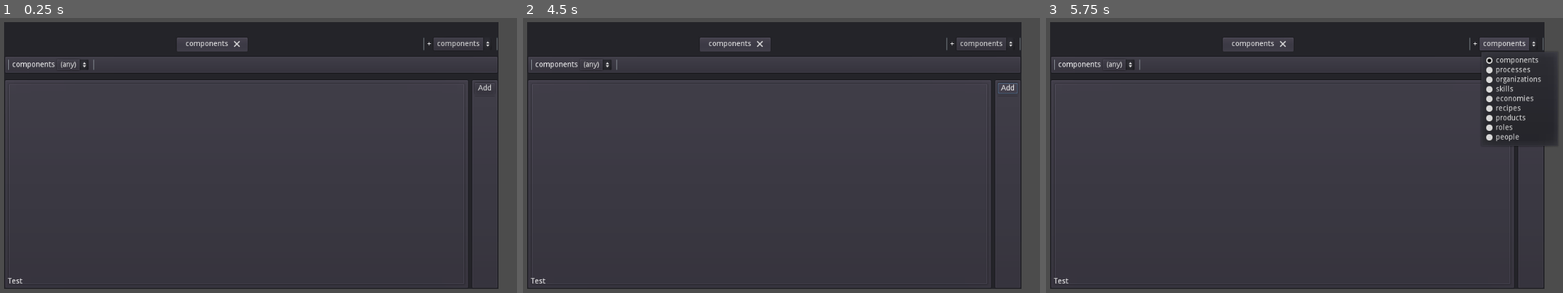
Above: before the commit, frames 1-3 (left to right).
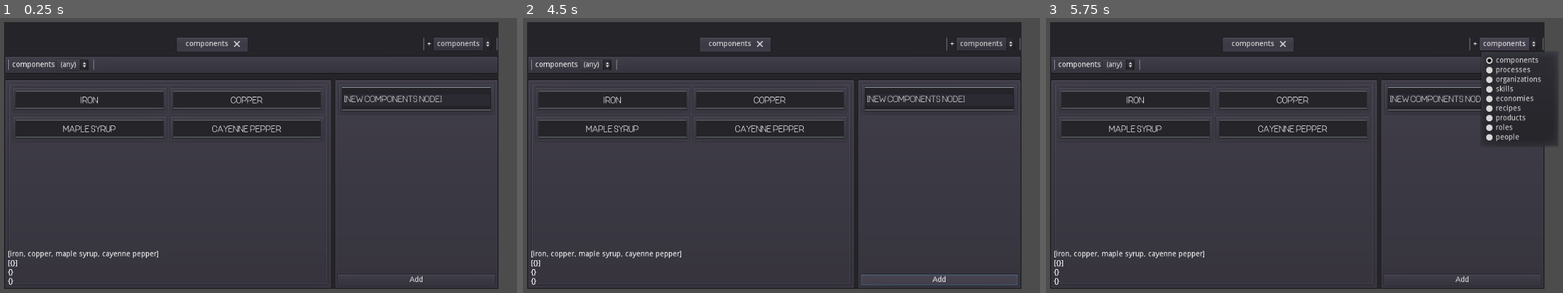
Above: after the commit, the same moments.

Repository: cullumi/pcg-experiment
Game: Godot game, scene res://Main.tscn
Same seed, same stepped clock (60 frames per second), same inputs: the game is played once before the commit and once after it.
Inputs:
- Up to frame 1 (0.25 s): no input
- Up to frame 2 (4.5 s): click "Add" at 0.5 s; click "components" at 1.25 s; click "(any)" at 2 s; click "components" at 2.75 s; click "(any)" at 3.5 s; click "Add" at 4.25 s
- Up to frame 3 (5.75 s): click "components" at 5 s

The runs differ from the first frame. In frame 1, 9.7% of the frame differs, in the area x 1-96%, y 22-99%; in frame 2, 10%; in frame 3, 9.2%.
Error before the commit: Attempt to call function 'replace_nodes' in base 'null instance' on a null instance. (res://Database/Menu/DatabaseMenu.gd:29)

Commit message:
Interaction Panel
+ connect_ping() method to DBNode
+ Implemented Interaction Panel Display (Saving/Adding Nodes is not implemented)

Diff:
--- a/Experiment/Database/DBNode.gd
+++ b/Experiment/Database/DBNode.gd
@@ -5,8 +5,14 @@
 var contents:Dictionary={}
 var results:Array
 
+func to_string():
+	return "("+name+") "+String(contents)
+
 func get_ping(key:String, reqs:Dictionary={}):
 	return ping("ping_"+key, reqs, [])
+
+func connect_ping(key:String, target:DBNode):
+	connect("ping_"+key, target, "pinged");
 
 func has_key(key:String):
 	return has_signal("ping_"+key)
--- a/Experiment/Database/Database.gd
+++ b/Experiment/Database/Database.gd
@@ -23,6 +23,12 @@
 	generator.generate()
 	print("Generating Pings")
 	generate_pings()
+
+func get_new(key):
+	var struct:Dictionary = generator.structure
+	var newNode = struct[key][generator.TYPE].new()
+	newNode.name = "[new " + key + " node]"
+	return newNode
 
 func get_dependencies(key):
 	print("Getting Dependencies")
--- a/Experiment/Database/Menu/DatabaseMenu.gd
+++ b/Experiment/Database/Menu/DatabaseMenu.gd
@@ -2,7 +2,8 @@
 
 onready var navTabs:NavTabs = $VBoxContainer/NavTabs
 onready var options:OptionsPanel = $VBoxContainer/OptionPanel
-onready var display:DisplayPanel = $VBoxContainer/DisplayPanel
+onready var display:DisplayPanel = $VBoxContainer/HBoxContainer/DisplayPanel
+onready var interaction:InteractionPanel = $VBoxContainer/HBoxContainer/InteractionPanel
 
 var node_type
 var filter
@@ -10,6 +11,8 @@
 var dependencies
 var reqs
 var nodes
+var selected_node
+var editing:bool = false
 
 #var filter_changed:bool = false
 var node_type_changed:bool = false
@@ -22,6 +25,10 @@
 		dependencies = Database.get_dependencies(node_type)
 		filter_options = generate_filter_options(dependencies.keys())
 		options.set_filter_options(filter_options)
+		selected_node = Database.get_new(node_type)
+		editing = false
+		interaction.set_node(selected_node)
+		interaction.set_edit(false)
 		node_type_changed = false
 	options.set_filter(filter)
 	reqs = Database.generate_ping_reqs(filter, dependencies)
@@ -58,3 +65,21 @@
 	filter = new_filter
 	navTabs.save_filter(new_filter)
 	update_menu()
+
+func _on_DisplayPanel_node_selected(node_idx):
+	var node:DBNode = nodes[node_idx]
+	if not editing:
+		selected_node.queue_free()
+	selected_node = node
+	editing = true
+	print("Old Node:", node.to_string())
+	interaction.set_node(node)
+	interaction.set_edit(true)
+
+func _on_DisplayPanel_nodes_deselected():
+	var node:DBNode = Database.get_new(node_type)
+	selected_node = node
+	editing = false
+	print("New Node:", node.to_string())
+	interaction.set_node(node)
+	interaction.set_edit(false)
--- a/Experiment/Database/Menu/DatabaseMenu.tscn
+++ b/Experiment/Database/Menu/DatabaseMenu.tscn
@@ -1,9 +1,10 @@
-[gd_scene load_steps=5 format=2]
+[gd_scene load_steps=6 format=2]
 
 [ext_resource path="res://Utilities/UI/Displays/DisplayPanel.tscn" type="PackedScene" id=1]
 [ext_resource path="res://Utilities/UI/Options/OptionsPanel.tscn" type="PackedScene" id=2]
 [ext_resource path="res://Database/Menu/DatabaseMenu.gd" type="Script" id=3]
 [ext_resource path="res://Utilities/UI/Options/NavTabs.tscn" type="PackedScene" id=4]
+[ext_resource path="res://Utilities/UI/Interactors/InteractionPanel.tscn" type="PackedScene" id=5]
 
 [node name="DatabaseMenu" type="MarginContainer"]
 anchor_right = 1.0
@@ -58,30 +59,15 @@
 
 [node name="DisplayPanel" parent="VBoxContainer/HBoxContainer" instance=ExtResource( 1 )]
 margin_top = 0.0
-margin_right = 869.0
+margin_right = 613.0
 margin_bottom = 412.0
 
-[node name="InteractionPanel" type="PanelContainer" parent="VBoxContainer/HBoxContainer"]
-margin_left = 873.0
-margin_right = 924.0
-margin_bottom = 412.0
+[node name="InteractionPanel" parent="VBoxContainer/HBoxContainer" instance=ExtResource( 5 )]
+margin_left = 617.0
+size_flags_horizontal = 3
+size_flags_stretch_ratio = 0.5
 
-[node name="VBoxContainer" type="VBoxContainer" parent="VBoxContainer/HBoxContainer/InteractionPanel"]
-margin_left = 7.0
-margin_top = 7.0
-margin_right = 44.0
-margin_bottom = 405.0
-size_flags_horizontal = 3
-size_flags_vertical = 3
-
-[node name="Button" type="Button" parent="VBoxContainer/HBoxContainer/InteractionPanel/VBoxContainer"]
-margin_right = 37.0
-margin_bottom = 20.0
-text = "Add"
-
-[node name="Tree" type="Tree" parent="VBoxContainer/HBoxContainer/InteractionPanel/VBoxContainer"]
-margin_top = 24.0
-margin_right = 37.0
-margin_bottom = 25.0
 [connection signal="tab_changed" from="VBoxContainer/NavTabs" to="." method="_on_NavTabs_tab_changed"]
 [connection signal="filter_changed" from="VBoxContainer/OptionPanel" to="." method="_on_OptionPanel_filter_changed"]
+[connection signal="node_selected" from="VBoxContainer/HBoxContainer/DisplayPanel" to="." method="_on_DisplayPanel_node_selected"]
+[connection signal="nodes_deselected" from="VBoxContainer/HBoxContainer/DisplayPanel" to="." method="_on_DisplayPanel_nodes_deselected"]
--- a/Experiment/Utilities/DevCommands.gd
+++ b/Experiment/Utilities/DevCommands.gd
@@ -1,4 +1,4 @@
-extends Node
+extends Control
 
 var latest_event
 
@@ -7,6 +7,9 @@
 	if pressed("restart"): restart()
 	elif pressed("reinitialize"): reinitialize()
 	elif pressed("toggle_db_menu"): toggle_db_menu()
+
+func _unhandled_input(event):
+	if pressed("select"): unfocus_all()
 
 func pressed(action:String):
 	return latest_event.is_action_pressed(action)
@@ -20,3 +23,8 @@
 
 func toggle_db_menu():
 	DatabaseMenu.visible = not DatabaseMenu.visible
+
+func unfocus_all():
+	var current_focus_control = get_focus_owner()
+	if current_focus_control:
+		current_focus_control.release_focus()
--- /dev/null
+++ b/Experiment/Utilities/Helpers/Parse.gd
@@ -0,0 +1,36 @@
+extends Object
+
+func parse_item(string:String):
+	if string.begins_with("{"):
+		return parse_dict(string)
+	elif string.begins_with("["):
+		return parse_array(string)
+
+func parse_array(string:String):
+	var array:Array = []
+	var arrs:int = 0
+	var dicts:int = 0
+	var sub_start = null
+	var stripped = string.lstrip("[").rstrip("]")
+	while (true):
+		var dict_start = stripped.find("{")
+		var dict_end = stripped.find("}")
+	return array
+
+func findDict(string):
+	pass
+
+func parse_dict(string:String):
+	var dict:Dictionary = {}
+	var arrs:int = 0
+	var dicts:int = 0
+	var sub_start = null
+
+#	match typeof():
+#		TYPE_ARRAY: string = from_array(item, string)
+#		TYPE_DICTIONARY: string = from_dictionary(item, string)
+#		TYPE_OBJECT:
+#			if (item is Node): string += item.name
+#			else: string += item.to_string()
+#		TYPE_STRING: string += item
+#	return string
--- a/Experiment/Utilities/UI/Displays/ContentDisplay.gd
+++ b/Experiment/Utilities/UI/Displays/ContentDisplay.gd
@@ -5,9 +5,9 @@
 
 var value:String
 
-func initialize(c_name:String, c_value:String):
+func initialize(c_name:String, c_value:Array):
 	name = c_name
-	value = c_value
+	value = Strings.from_array(c_value)
 
 func _ready():
 	name_label.text = name
--- a/Experiment/Utilities/UI/Displays/DisplayPanel.gd
+++ b/Experiment/Utilities/UI/Displays/DisplayPanel.gd
@@ -3,11 +3,19 @@
 class_name DisplayPanel
 
 export (PackedScene) var nd_scene
+export (int) var grid_width = 2
 
 onready var grid = $item_panel/ScrollContainer/GridContainer
 onready var label = $Label
 
+signal node_selected
+signal nodes_deselected
+
 var node_displays:Array
+var selected:int = -1
+
+func _ready():
+	grid.columns = grid_width
 
 func display_string(string:String):
 	label.text = string
@@ -22,28 +30,25 @@
 	node_displays.clear()
 
 func display_nodes(nodes:Array):
-	for node in nodes:
-		display_node(node.name, node.contents.keys(), node.contents.values())
+	for n in range(0, nodes.size()):
+		var node = nodes[n]
+		display_node(node.name, node.contents.keys(), node.contents.values(), n)
 
-func display_node(node_name:String, content_names:Array, content_arrays:Array):
+func display_node(node_name:String, content_names:Array, content_arrays:Array, idx:int=-1):
 	var node_display = nd_scene.instance()
 	grid.add_child(node_display)
 	node_displays.append(node_display)
-	node_display.initialize(node_name)
-	node_display.add_contents(content_names, content_arrays)
+	node_display.initialize(false)
+	node_display.set_display(node_name, content_names, content_arrays)
+	node_display.connect("focus_entered", self, "select_node", [idx])
+	node_display.connect("focus_exited", self, "deselect_node", [idx])
 
-#func update_display(type:String=type_copy, reqs:Dictionary=req_copy):
-#	print("Updating Display")
-#	clear_display()
-#	if type == "": return
-#	var string = "Type: " + type + "\n"
-#	string += "Settings: "
-#	string = Strings.conc_item(string, reqs)
-#	string += "\n"
-#	var out = Database.get_ping(type, reqs)
-#	string = Strings.conc_item(string, out)
-#	label.text = string
-#	add_node_displays(out)
-#	type_copy = type
-#	if reqs != req_copy:
-#		req_copy = reqs
+func select_node(node_idx:int):
+	print("Node Selected:", node_idx)
+	selected = node_idx
+	emit_signal("node_selected", node_idx)
+
+func deselect_node(node_idx:int):
+	print("Node Deselected:", node_idx)
+	if selected < 0:
+		emit_signal("nodes_deselected")
--- a/Experiment/Utilities/UI/Displays/DisplayPanel.tscn
+++ b/Experiment/Utilities/UI/Displays/DisplayPanel.tscn
@@ -29,6 +29,7 @@
 margin_top = 7.0
 margin_right = 963.0
 margin_bottom = 521.0
+focus_mode = 1
 size_flags_horizontal = 3
 follow_focus = true
 scroll_horizontal_enabled = false
--- a/Experiment/Utilities/UI/Displays/NodeDisplay.gd
+++ b/Experiment/Utilities/UI/Displays/NodeDisplay.gd
@@ -1,22 +1,56 @@
 extends Control
 
-export (PackedScene) var content_scene
+class_name NodeDisplay
+
+export (PackedScene) var edit_content_scene
+export (PackedScene) var display_content_scene
+var content_scene
 
 onready var container = $VBoxContainer
 onready var name_label = $VBoxContainer/NameLabel
+onready var name_edit = $VBoxContainer/LineEdit
 
 var separators:Array
 var contents:Array
 
 var node_name
+var editable:bool = false
 
-func initialize(n_name:String):
-	name = n_name
-	node_name = n_name
-	name_label.text = node_name
+func initialize(editable):
+	if editable:
+		content_scene = edit_content_scene
+		name_label.visible = false
+		name_edit.visible = true
+	else:
+		content_scene = display_content_scene
+		name_label.visible = true
+		name_edit.visible = false
 
-#func _ready():
-#	name_label.text = node_name
+func set_node(node):
+	print("Setting Node:", node.to_string())
+	set_name(node.name)
+	clear_contents()
+	add_contents(node.contents.keys(), node.contents.values())
+
+func set_display(new_name:String, c_names:Array, c_arrs:Array):
+	set_name(new_name)
+	clear_contents()
+	add_contents(c_names, c_arrs)
+
+func set_name(new_name:String):
+	name = new_name
+	node_name = new_name
+	name_label.text = new_name
+	name_edit.text = new_name
+
+func clear_contents():
+	for content in contents:
+		content.name = "X"
+		content.queue_free()
+	contents.clear()
+	for separator in separators:
+		separator.queue_free()
+	separators.clear()
 
 func add_contents(c_names:Array, c_arrs:Array):
 	for i in range(0, c_names.size()):
@@ -27,8 +61,7 @@
 		var separator:HSeparator = HSeparator.new()
 		container.add_child(separator)
 		separators.append(separator)
-	var c_value = Strings.from_array(c_arr)
 	var content = content_scene.instance()
-	content.initialize(c_name, c_value)
+	content.initialize(c_name, c_arr)
 	container.add_child(content)
 	contents.append(content)
--- a/Experiment/Utilities/UI/Displays/NodeDisplay.tscn
+++ b/Experiment/Utilities/UI/Displays/NodeDisplay.tscn
@@ -1,21 +1,24 @@
-[gd_scene load_steps=4 format=2]
+[gd_scene load_steps=5 format=2]
 
 [ext_resource path="res://Assets/Fonts/ItemName.tres" type="DynamicFont" id=1]
 [ext_resource path="res://Utilities/UI/Displays/ContentDisplay.tscn" type="PackedScene" id=2]
 [ext_resource path="res://Utilities/UI/Displays/NodeDisplay.gd" type="Script" id=3]
+[ext_resource path="res://Utilities/UI/Interactors/EditableContentDisplay.tscn" type="PackedScene" id=4]
 
 [node name="DBNodeDisplay" type="PanelContainer"]
 margin_left = 7.0
 margin_top = 7.0
 margin_right = 963.0
 margin_bottom = 521.0
+focus_mode = 1
 size_flags_horizontal = 11
 size_flags_vertical = 2
 script = ExtResource( 3 )
 __meta__ = {
 "_edit_use_anchors_": false
 }
-content_scene = ExtResource( 2 )
+edit_content_scene = ExtResource( 4 )
+display_content_scene = ExtResource( 2 )
 
 [node name="Panel" type="Panel" parent="."]
 margin_left = 7.0
@@ -51,6 +54,16 @@
 align = 1
 valign = 1
 
+[node name="LineEdit" type="LineEdit" parent="VBoxContainer"]
+visible = false
+margin_top = 32.0
+margin_right = 942.0
+margin_bottom = 58.0
+custom_fonts/font = ExtResource( 1 )
+__meta__ = {
+"_edit_use_anchors_": false
+}
+
 [node name="HSeparator2" type="HSeparator" parent="VBoxContainer"]
 margin_top = 32.0
 margin_right = 942.0
--- /dev/null
+++ b/Experiment/Utilities/UI/Interactors/EditableContentDisplay.gd
@@ -0,0 +1,31 @@
+extends HBoxContainer
+
+onready var name_label = $NameLabel
+onready var value_edit = $ValueEdit
+
+signal value_edited
+
+var edits:Array = []
+var new_values:Array
+
+func initialize(c_name:String, c_values:Array):
+	name = c_name
+	new_values = c_values
+
+func _ready():
+	name_label.text = name
+	add_values(new_values)
+
+func add_values(values):
+	for value in values:
+		add_value(value)
+
+func add_value(value):
+	var edit:TextEdit = TextEdit.new()
+	add_child(edit)
+	edit.text = value
+	edits.append(value)
+	edit.connect("text_entered", self, "_onValueEdit_text_entered", [edits.size()-1])
+
+func _on_ValueEdit_text_entered(new_text, value_idx):
+	emit_signal("value_edited", new_text, value_idx)
--- /dev/null
+++ b/Experiment/Utilities/UI/Interactors/EditableContentDisplay.tscn
@@ -0,0 +1,35 @@
+[gd_scene load_steps=2 format=2]
+
+[ext_resource path="res://Utilities/UI/Interactors/EditableContentDisplay.gd" type="Script" id=1]
+
+[node name="EditableContent" type="HBoxContainer"]
+margin_top = 52.0
+margin_right = 956.0
+margin_bottom = 66.0
+script = ExtResource( 1 )
+__meta__ = {
+"_edit_use_anchors_": false
+}
+
+[node name="NameLabel" type="Label" parent="."]
+margin_right = 948.0
+margin_bottom = 14.0
+size_flags_horizontal = 3
+size_flags_stretch_ratio = 0.25
+align = 1
+valign = 1
+
+[node name="VSeparator" type="VSeparator" parent="."]
+margin_left = 952.0
+margin_right = 956.0
+margin_bottom = 14.0
+
+[node name="ValueEdit" type="LineEdit" parent="."]
+visible = false
+margin_left = 200.0
+margin_right = 956.0
+margin_bottom = 24.0
+size_flags_horizontal = 3
+align = 1
+
+[connection signal="text_entered" from="ValueEdit" to="." method="_on_ValueEdit_text_entered"]
--- /dev/null
+++ b/Experiment/Utilities/UI/Interactors/InteractionPanel.gd
@@ -0,0 +1,30 @@
+extends PanelContainer
+
+class_name InteractionPanel
+
+onready var node_display:NodeDisplay = $VBoxContainer/DBNodeDisplay
+onready var action_button:Button = $VBoxContainer/Button
+
+var contents:Array = []
+var node
+var editing = false
+
+func _ready():
+	node_display.initialize(true)
+
+func set_node(new_node):
+	node = new_node
+	node_display.set_node(new_node)
+
+func toggle(show=null):
+	if show == null:
+		visible = not visible
+	else:
+		visible = show
+
+func set_edit(edit):
+	editing = edit
+	if edit:
+		action_button.text = "Save"
+	else:
+		action_button.text = "Add"
--- /dev/null
+++ b/Experiment/Utilities/UI/Interactors/InteractionPanel.tscn
@@ -0,0 +1,33 @@
+[gd_scene load_steps=3 format=2]
+
+[ext_resource path="res://Utilities/UI/Interactors/InteractionPanel.gd" type="Script" id=1]
+[ext_resource path="res://Utilities/UI/Displays/NodeDisplay.tscn" type="PackedScene" id=2]
+
+[node name="InteractionPanel" type="PanelContainer"]
+margin_left = 873.0
+margin_right = 924.0
+margin_bottom = 412.0
+script = ExtResource( 1 )
+__meta__ = {
+"_edit_use_anchors_": false
+}
+
+[node name="VBoxContainer" type="VBoxContainer" parent="."]
+margin_left = 7.0
+margin_top = 7.0
+margin_right = 66.0
+margin_bottom = 405.0
+size_flags_horizontal = 3
+size_flags_vertical = 3
+
+[node name="DBNodeDisplay" parent="VBoxContainer" instance=ExtResource( 2 )]
+margin_left = 0.0
+margin_top = 0.0
+margin_right = 59.0
+margin_bottom = 50.0
+
+[node name="Button" type="Button" parent="VBoxContainer"]
+margin_top = 378.0
+margin_right = 59.0
+margin_bottom = 398.0
+text = "Add"
--- a/Experiment/project.godot
+++ b/Experiment/project.godot
@@ -44,10 +44,20 @@
 "language": "GDScript",
 "path": "res://Database/Generator.gd"
 }, {
+"base": "PanelContainer",
+"class": "InteractionPanel",
+"language": "GDScript",
+"path": "res://Utilities/UI/Interactors/InteractionPanel.gd"
+}, {
 "base": "HBoxContainer",
 "class": "NavTabs",
 "language": "GDScript",
 "path": "res://Utilities/UI/Options/NavTabs.gd"
+}, {
+"base": "Control",
+"class": "NodeDisplay",
+"language": "GDScript",
+"path": "res://Utilities/UI/Displays/NodeDisplay.gd"
 }, {
 "base": "PanelContainer",
 "class": "OptionsPanel",
@@ -102,7 +112,9 @@
 "Dropdown": "",
 "Economy": "",
 "Generator": "",
+"InteractionPanel": "",
 "NavTabs": "",
+"NodeDisplay": "",
 "OptionsPanel": "",
 "Organization": "",
 "Person": "",
@@ -147,6 +159,11 @@
 "events": [ Object(InputEventKey,"resource_local_to_scene":false,"resource_name":"","device":0,"alt":false,"shift":false,"control":false,"meta":false,"command":false,"pressed":false,"scancode":96,"unicode":0,"echo":false,"script":null)
  ]
 }
+select={
+"deadzone": 0.5,
+"events": [ Object(InputEventMouseButton,"resource_local_to_scene":false,"resource_name":"","device":0,"alt":false,"shift":false,"control":false,"meta":false,"command":false,"button_mask":0,"position":Vector2( 0, 0 ),"global_position":Vector2( 0, 0 ),"factor":1.0,"button_index":1,"pressed":false,"doubleclick":false,"script":null)
+ ]
+}
 
 [rendering]
 
